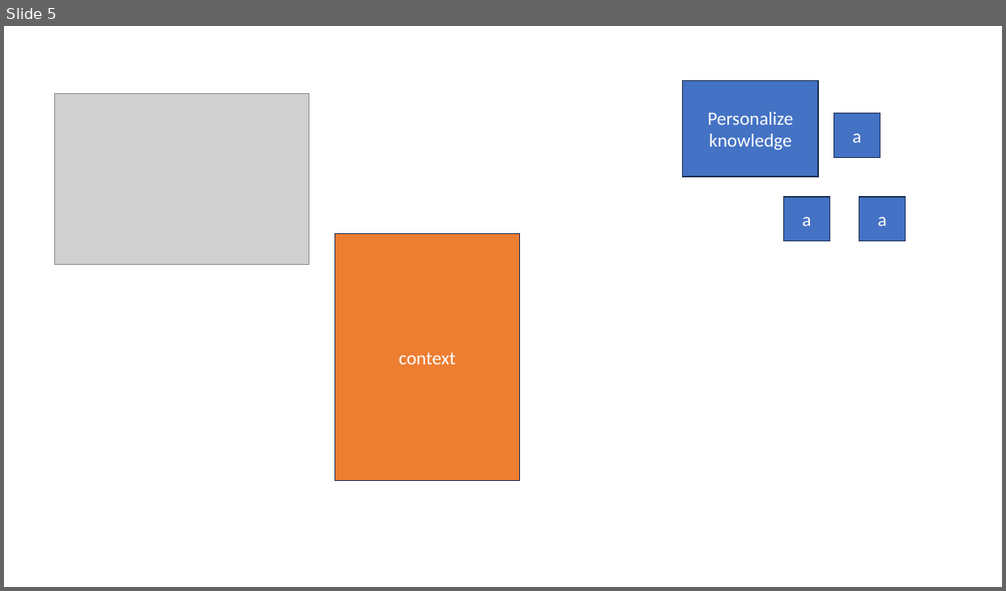
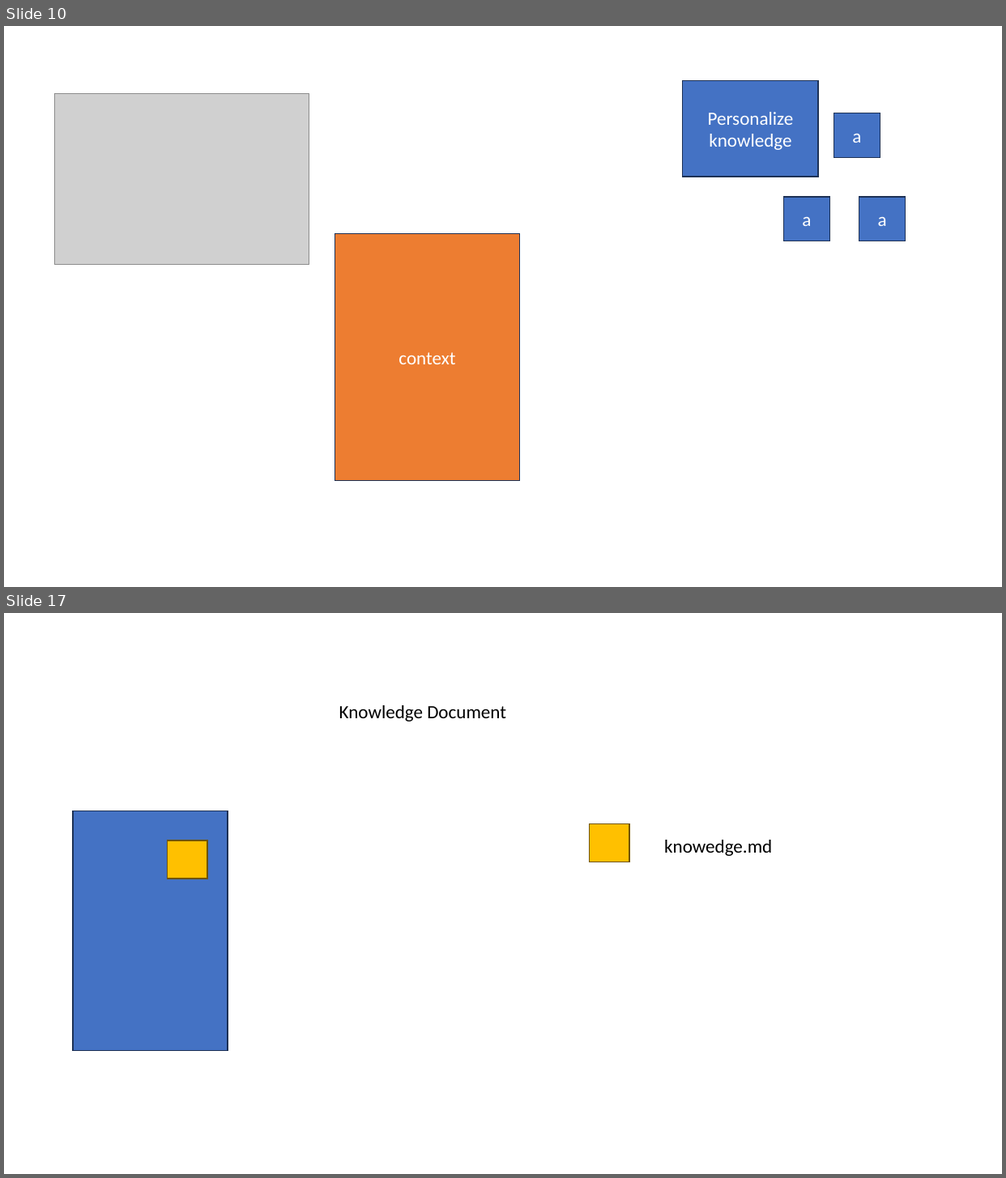
Before and after one commit to lexler/Talks, a slide deck: Slides/Core Patterns for Coding with AI.pptx. Shown one above the other, each under a label of ours: slide 5 before the commit, slides 10 and 17 after it; the slides between them are not shown. The pictures are 1006x591 and 1006x1178 pixels, drawn with LibreOffice and Linux fonts; fonts in the diff are those of the drawing; grey boxes stand for pictures. Boxes give left, top, right and bottom in pixels: in the first picture for what was removed or moved away, otherwise in the second. Text is boxed around its words. In the diff, an @@ line names an element or a change of style, - is before the commit and + after.

```diff
--- a/Slides/Core Patterns for Coding with AI.pptx
+++ b/Slides/Core Patterns for Coding with AI.pptx
@@ slide 17 added at (4, 613, 1002, 1174), background #FFFFFF @@
@@ text added at (339, 705, 506, 722), 18 pt, text #000000 @@
+Knowledge Document
@@ rectangle added at (73, 811, 228, 1051), fill #4472C4, outline #1E3256 1 pt @@
@@ rectangle added at (590, 824, 629, 862), fill #FFC000, outline #705400 1 pt @@
@@ rectangle added at (167, 841, 206, 879), fill #FFC000, outline #705400 1 pt @@
@@ text added at (664, 840, 772, 856), 18 pt, text #000000 @@
+knowedge.md
@@ what was slide 5 is now slide 10 @@
```
Also in this commit, not shown: 2 slides changed, 29 other slides added, 2 slides removed.
